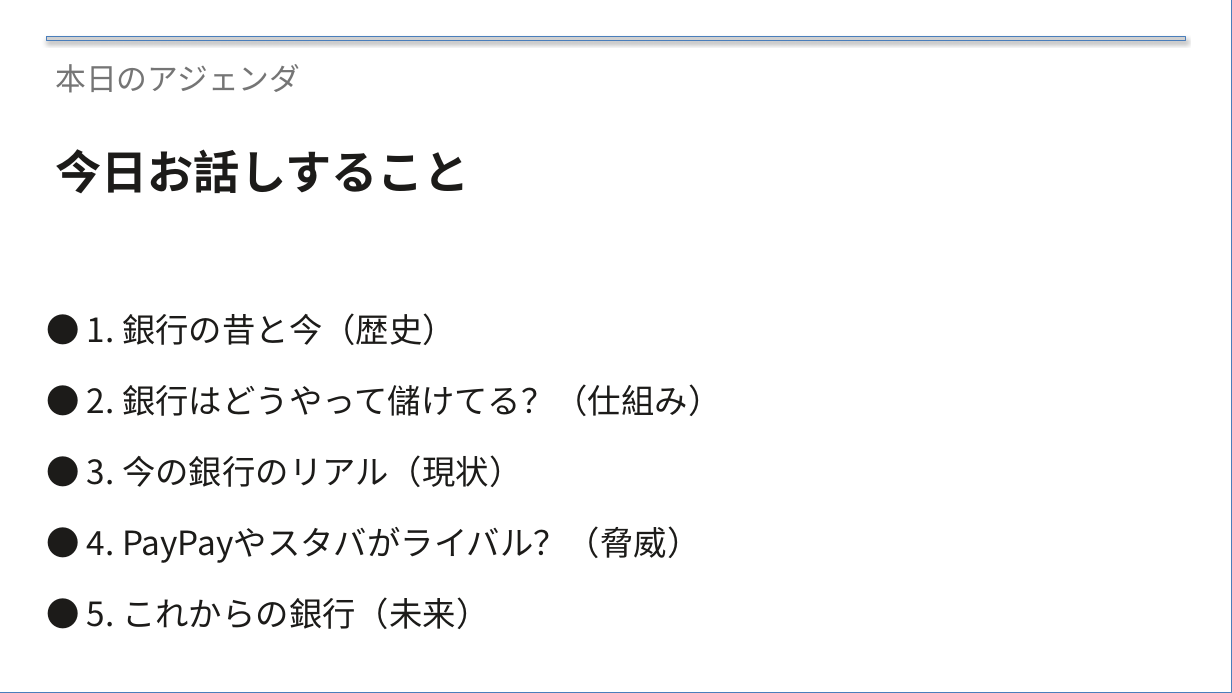
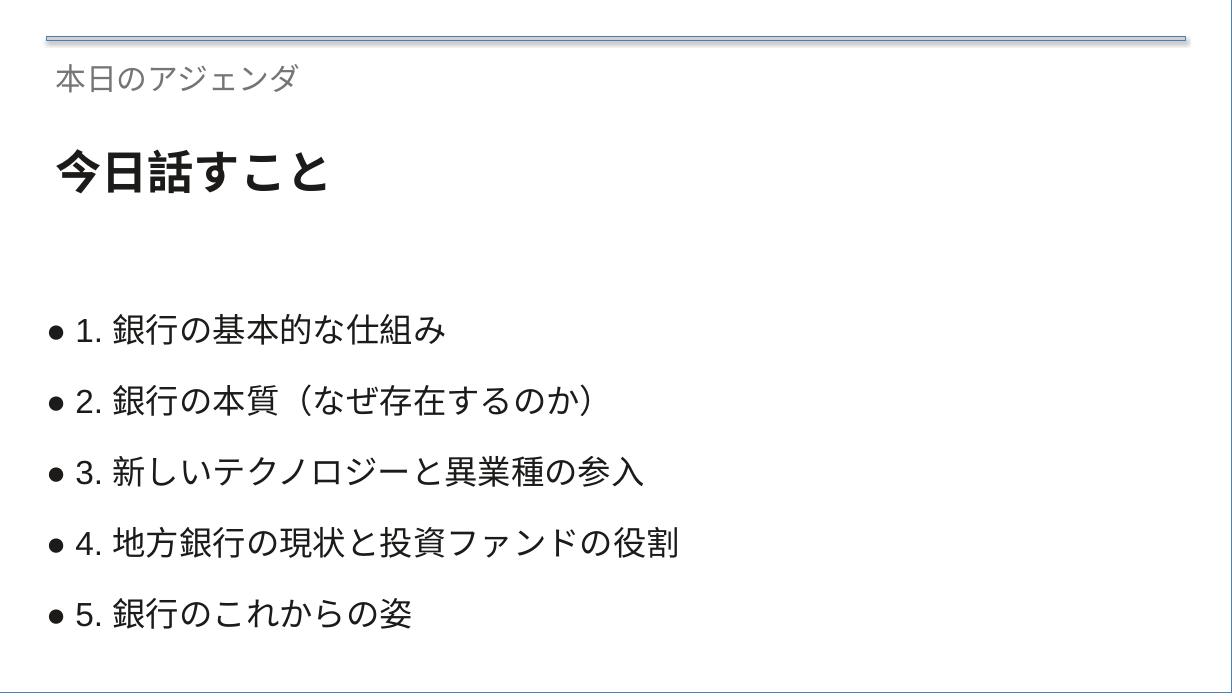
Before and after one commit to xilicrysta/bank-pptx, a slide deck: slide 4 of bank-normal/bank_normal_presentation.pptx. Drawn at 1232x693 pixels with LibreOffice and Linux fonts; fonts in the diff are those of the drawing. Boxes give left, top, right and bottom in pixels: in the first picture for what was removed or moved away, otherwise in the second. Text is boxed around its words. In the diff, an @@ line names an element or a change of style, - is before the commit and + after.

Commit message:
壁打ちによる内容の大幅修正
chapterのデザイン追加
前半に全体感を凝縮し、後半にかけて新規追加項目

```diff
--- a/bank-normal/bank_normal_presentation.pptx
+++ b/bank-normal/bank_normal_presentation.pptx
@@ text "本日のアジェンダ" at bbox=[55, 64, 300, 93]: font Noto Sans CJK JP to Arial @@
@@ text at bbox=[55, 149, 332, 193]: text changed; font Noto Sans CJK JP to Arial @@
-今日お話しすること
+今日話すこと
@@ text at bbox=[75, 314, 680, 629]: text changed; font Noto Sans CJK JP to Arial @@
-● 1. 銀行の昔と今（歴史）
-● 2. 銀行はどうやって儲けてる？（仕組み）
-● 3. 今の銀行のリアル（現状）
-● 4. PayPayやスタバがライバル？（脅威）
-● 5. これからの銀行（未来）
+● 1. 銀行の基本的な仕組み
+● 2. 銀行の本質（なぜ存在するのか）
+● 3. 新しいテクノロジーと異業種の参入
+● 4. 地方銀行の現状と投資ファンドの役割
+● 5. 銀行のこれからの姿
```
Also in this commit, not shown: 21 other slides changed, 8 slides added, 6 slides removed, 4 other files.
